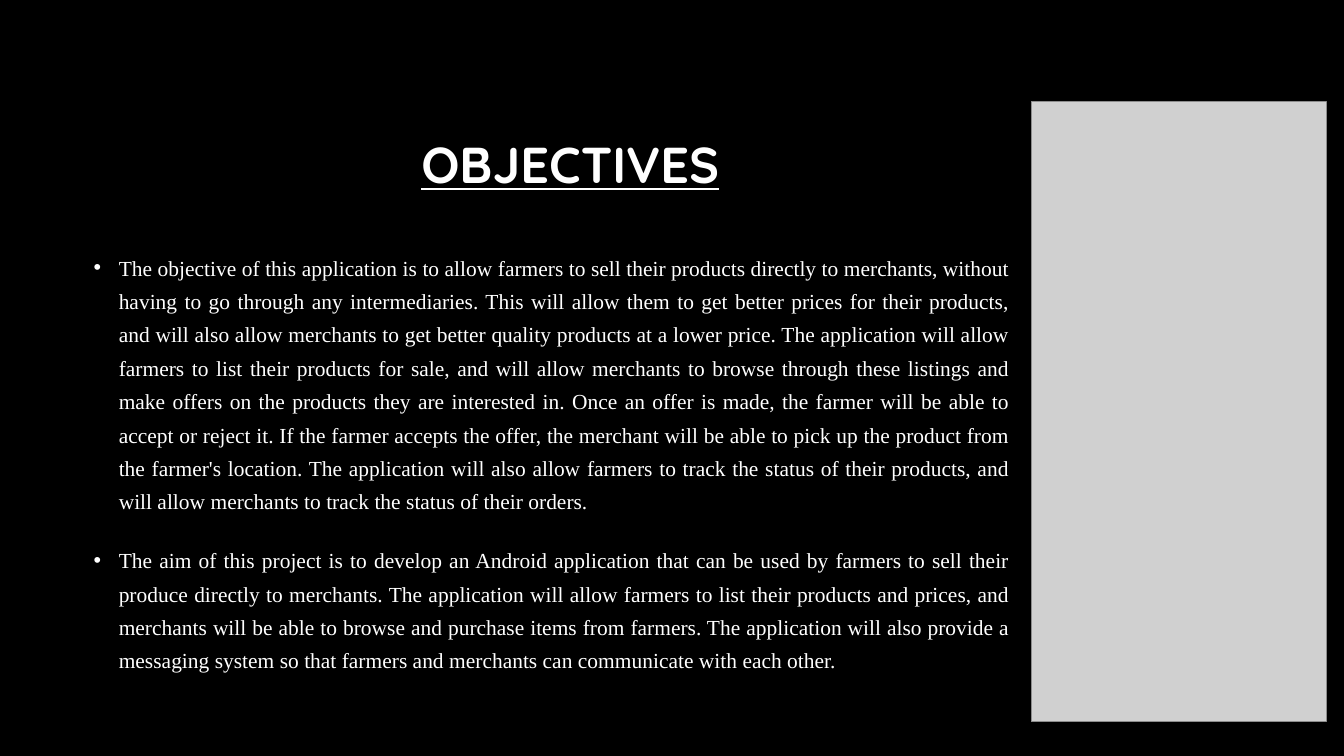
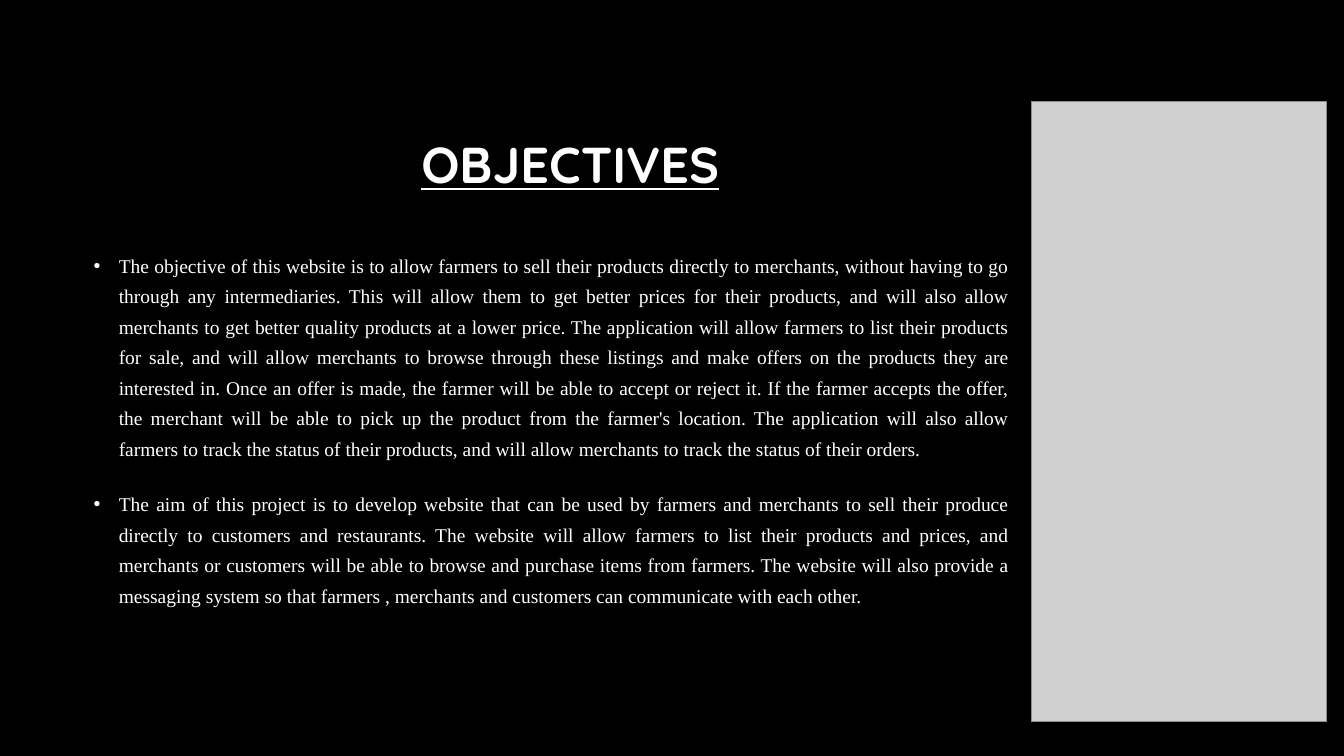
Before and after one commit to SAURABH8974/AGriPoject, a slide deck: slide 4 of ANDROID APP TO CONNECT FARMER TO CUSTOMERS.pptx. Drawn at 1344x756 pixels with LibreOffice and Linux fonts; fonts in the diff are those of the drawing; grey boxes stand for pictures; background and template pictures are left out. Boxes give left, top, right and bottom in pixels: in the first picture for what was removed or moved away, otherwise in the second. Text is boxed around its words. In the diff, an @@ line names an element or a change of style, - is before the commit and + after.

Commit message:
ppt updated

```diff
--- a/ANDROID APP TO CONNECT FARMER TO CUSTOMERS.pptx
+++ b/ANDROID APP TO CONNECT FARMER TO CUSTOMERS.pptx
@@ text at (x1=119, y1=259, x2=1009, y2=608): text changed; size 15.3 to 13.9 pt @@
-• The objective of this application is to allow farmers to sell their products directly to merchants, without having to go through any intermediaries. This will allow them to get better prices for their products, and will also allow merchants to get better quality products at a lower price. The application will allow farmers to list their products for sale, and will allow merchants to browse through these listings and make offers on the products they are interested in. Once an offer is made, the farmer will be able to accept or reject it. If the farmer accepts the offer, the merchant will be able to pick up the product from the farmer's location. The application will also allow farmers to track the status of their products, and will allow merchants to track the status of their orders.
-• The aim of this project is to develop an Android application that can be used by farmers to sell their produce directly to merchants. The application will allow farmers to list their products and prices, and merchants will be able to browse and purchase items from farmers. The application will also provide a messaging system so that farmers and merchants can communicate with each other.
+• The objective of this website is to allow farmers to sell their products directly to merchants, without having to go through any intermediaries. This will allow them to get better prices for their products, and will also allow merchants to get better quality products at a lower price. The application will allow farmers to list their products for sale, and will allow merchants to browse through these listings and make offers on the products they are interested in. Once an offer is made, the farmer will be able to accept or reject it. If the farmer accepts the offer, the merchant will be able to pick up the product from the farmer's location. The application will also allow farmers to track the status of their products, and will allow merchants to track the status of their orders.
+• The aim of this project is to develop website that can be used by farmers and merchants to sell their produce directly to customers and restaurants. The website will allow farmers to list their products and prices, and merchants or customers will be able to browse and purchase items from farmers. The website will also provide a messaging system so that farmers , merchants and customers can communicate with each other.
```
Also in this commit, not shown: 6 other slides changed.
